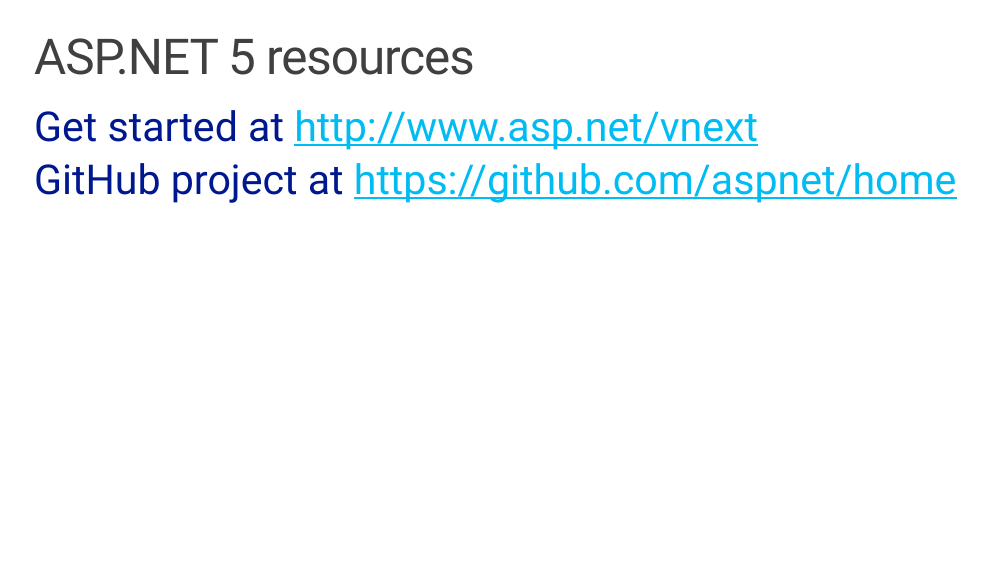
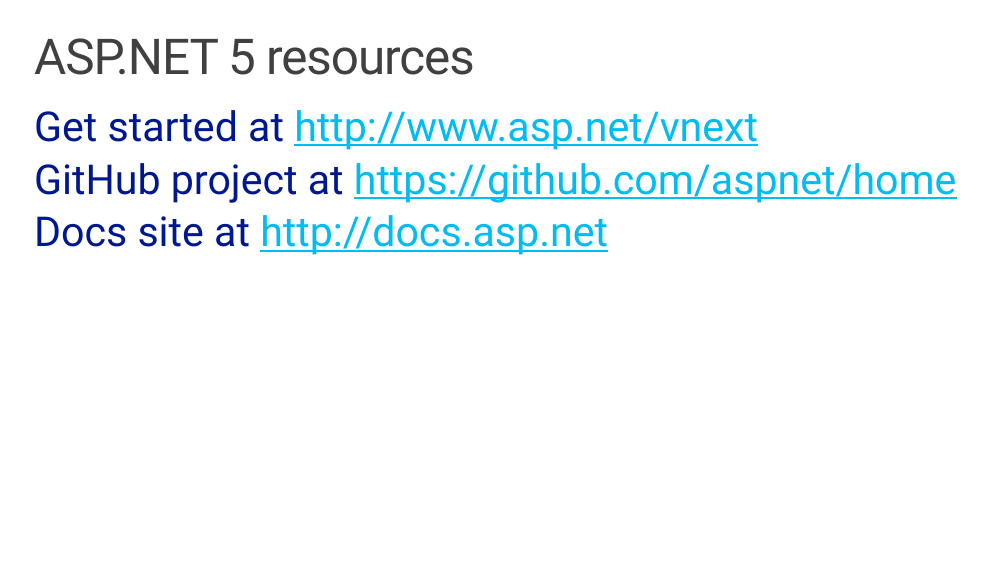
Before and after one commit to DamianEdwards/aspnet5-workshop, a slide deck: slide 30 of Slides/ASP.NET What and Why.pptx. Drawn at 1008x567 pixels with LibreOffice and Linux fonts; fonts in the diff are those of the drawing; background and template pictures are left out. Boxes give left, top, right and bottom in pixels: in the first picture for what was removed or moved away, otherwise in the second. Text is boxed around its words. In the diff, an @@ line names an element or a change of style, - is before the commit and + after.

Commit message:
Deck update

```diff
--- a/Slides/ASP.NET What and Why.pptx
+++ b/Slides/ASP.NET What and Why.pptx
@@ text at (34, 215, 608, 255): paragraph added @@
+Docs site at http://docs.asp.net
```
Also in this commit, not shown: 1 other slide changed.
